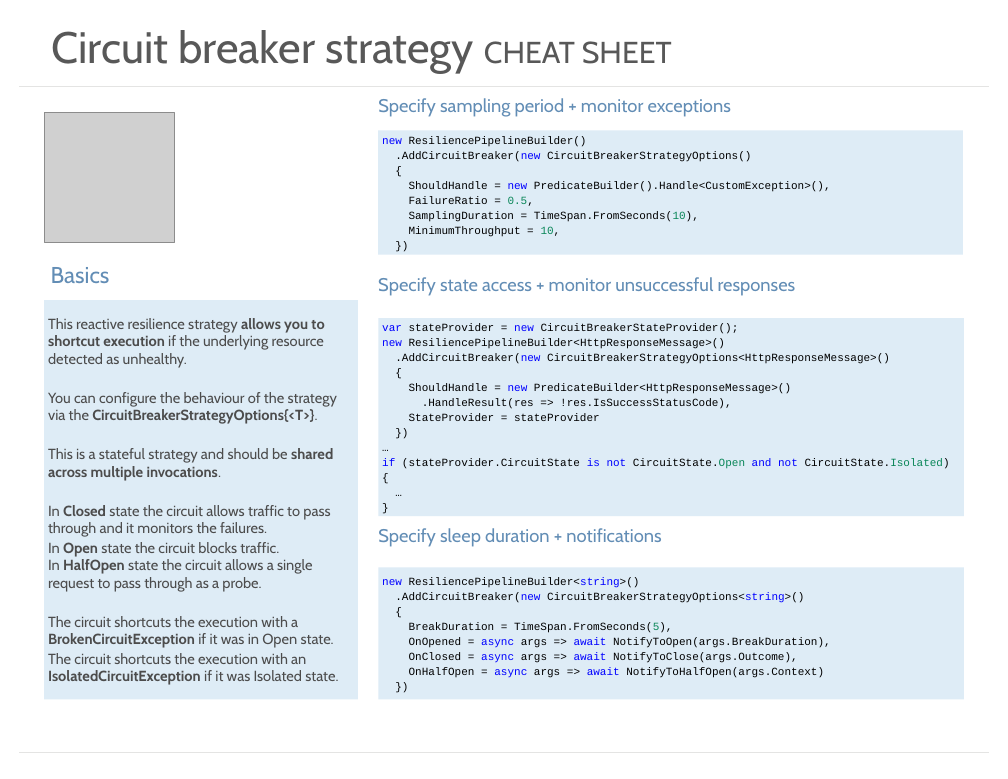
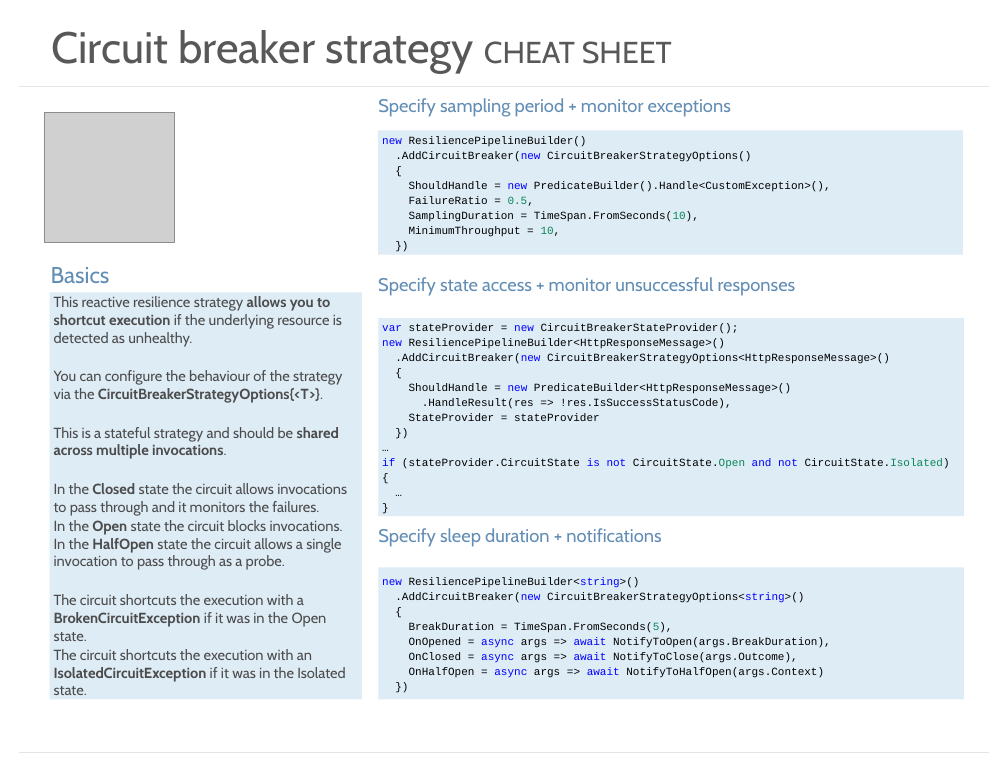
Before and after one commit to App-vNext/Polly, a slide deck: slide 1 of docs/media/cheat-sheet-circuit-breaker.pptx. Drawn at 1008x779 pixels with LibreOffice and Linux fonts; fonts in the diff are those of the drawing; grey boxes stand for pictures. Boxes give left, top, right and bottom in pixels: in the first picture for what was removed or moved away, otherwise in the second. Text is boxed around its words. In the diff, an @@ line names an element or a change of style, - is before the commit and + after.

```diff
--- a/docs/media/cheat-sheet-circuit-breaker.pptx
+++ b/docs/media/cheat-sheet-circuit-breaker.pptx
@@ rectangle "This reactive resilience strategy allows ...": place and size @@
-rectangle "This reactive resilience strategy allows ..." at (44,300,358,699)
+rectangle "This reactive resilience strategy allows ..." at (49,292,362,699)
@@ text in rectangle at (54,296,342,347): text changed @@
-This reactive resilience strategy allows you to shortcut execution if the underlying resource detected as unhealthy.
+This reactive resilience strategy allows you to shortcut execution if the underlying resource is detected as unhealthy.
@@ text in rectangle at (54,483,347,695): text changed @@
-In Closed state the circuit allows traffic to pass through and it monitors the failures.
-In Open state the circuit blocks traffic.
-In HalfOpen state the circuit allows a single request to pass through as a probe.
-The circuit shortcuts the execution with a BrokenCircuitException if it was in Open state.
-The circuit shortcuts the execution with an IsolatedCircuitException if it was Isolated state.
+In the Closed state the circuit allows invocations to pass through and it monitors the failures.
+In the Open state the circuit blocks invocations.
+In the HalfOpen state the circuit allows a single invocation to pass through as a probe.
+The circuit shortcuts the execution with a BrokenCircuitException if it was in the Open state.
+The circuit shortcuts the execution with an IsolatedCircuitException if it was in the Isolated state.
```
Also in this commit, not shown: 3 other files.
